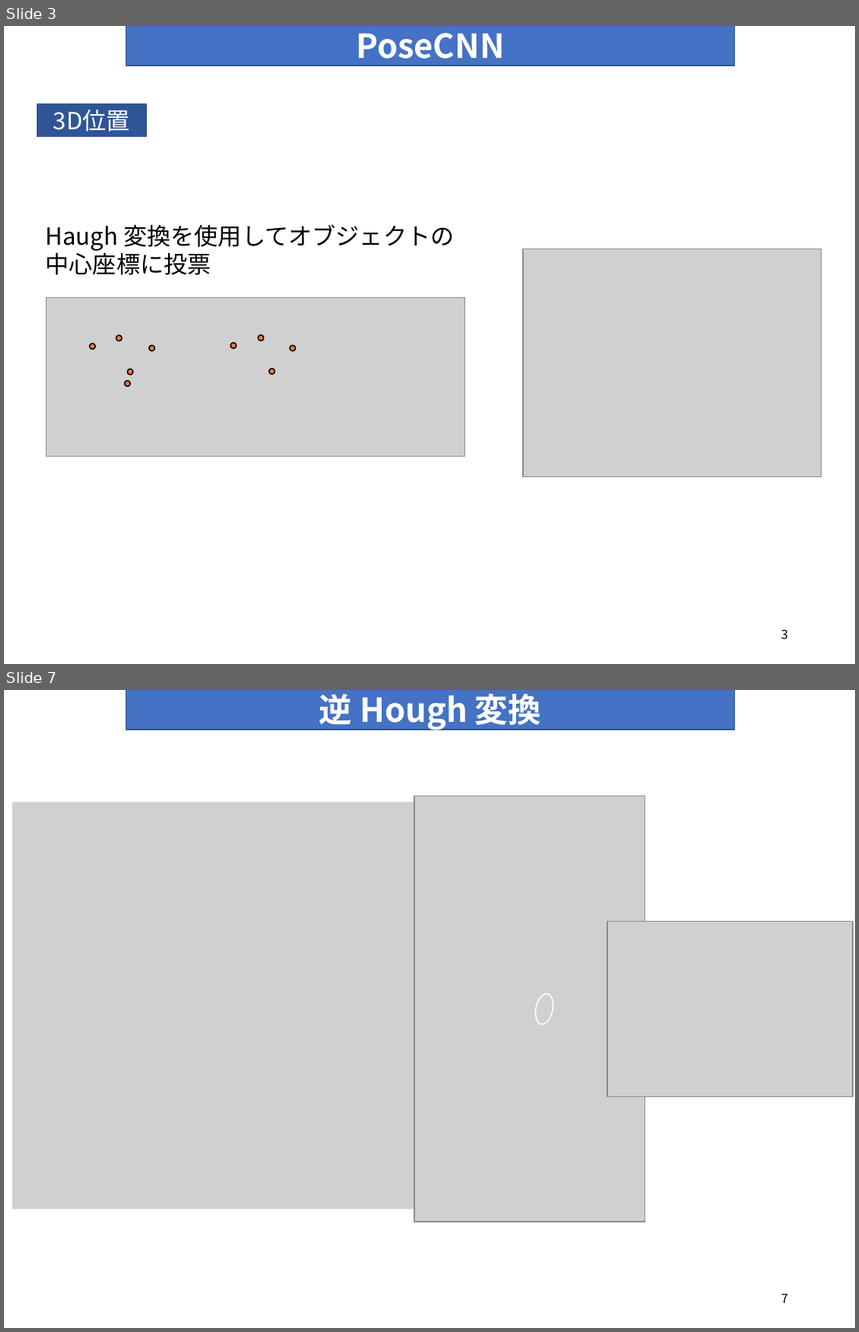
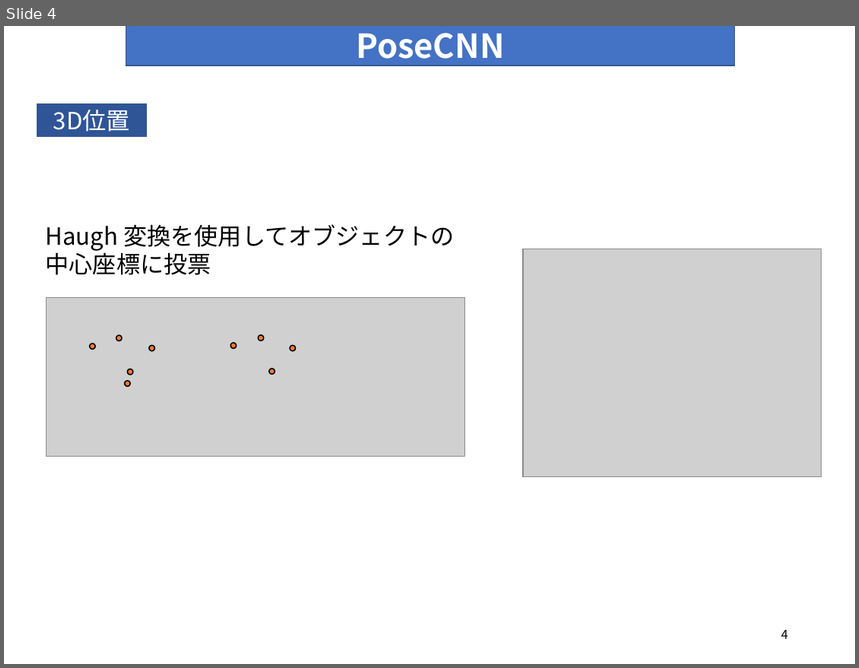
Before and after one commit to rurusasu/Diary, a slide deck: 報告会_パワポ/20210511/2021_0511.pptx. Shown one above the other, each under a label of ours: slides 3 and 7 before the commit, slide 4 after it; the slides between them are not shown. The pictures are 859x1332 and 859x668 pixels, drawn with LibreOffice and Linux fonts; fonts in the diff are those of the drawing; grey boxes stand for pictures. Boxes give left, top, right and bottom in pixels: in the first picture for what was removed or moved away, otherwise in the second. Text is boxed around its words. In the diff, an @@ line names an element or a change of style, - is before the commit and + after.

```diff
--- a/報告会_パワポ/20210511/2021_0511.pptx
+++ b/報告会_パワポ/20210511/2021_0511.pptx
@@ slide 7 removed at (x1=4, y1=690, x2=855, y2=1328), background #FFFFFF @@
@@ rectangle removed at (x1=126, y1=690, x2=734, y2=730) @@
-逆 Hough 変換
@@ picture removed at (x1=12, y1=802, x2=414, y2=1210) @@
@@ picture removed at (x1=414, y1=796, x2=645, y2=1222) @@
@@ picture removed at (x1=607, y1=922, x2=853, y2=1097) @@
@@ ellipse removed at (x1=533, y1=992, x2=556, y2=1026) @@
@@ page number removed at (x1=781, y1=1294, x2=788, y2=1303) @@
-7
@@ what was slide 3 is now slide 4 @@
@@ page number at (x1=781, y1=630, x2=788, y2=639): text changed @@
-3
+4
```
Also in this commit, not shown: 2 slides changed, 2 slides added.
